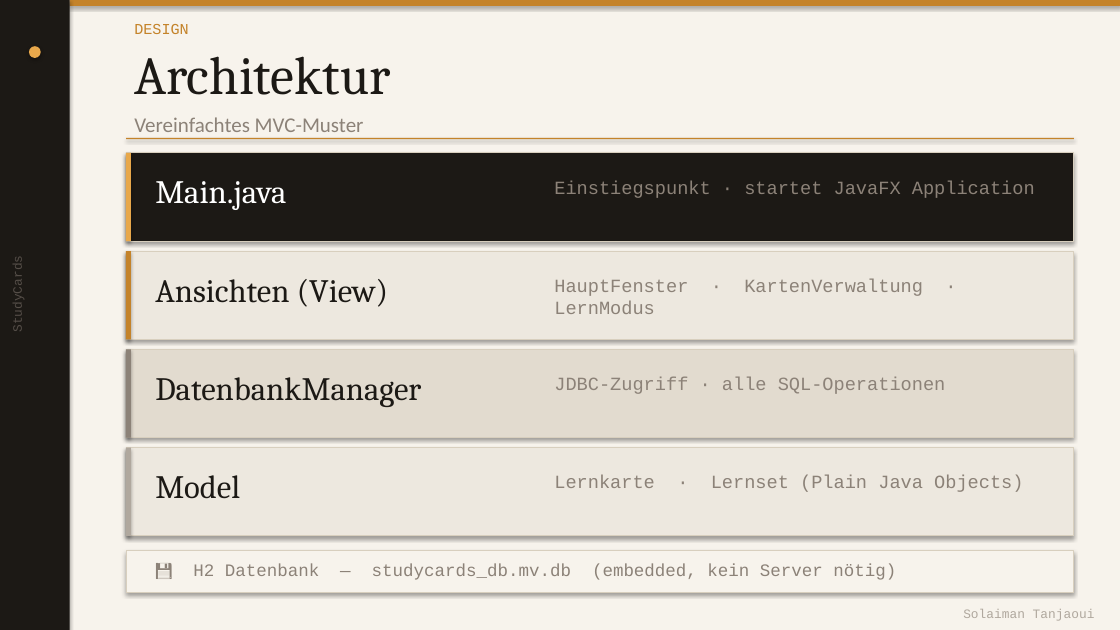
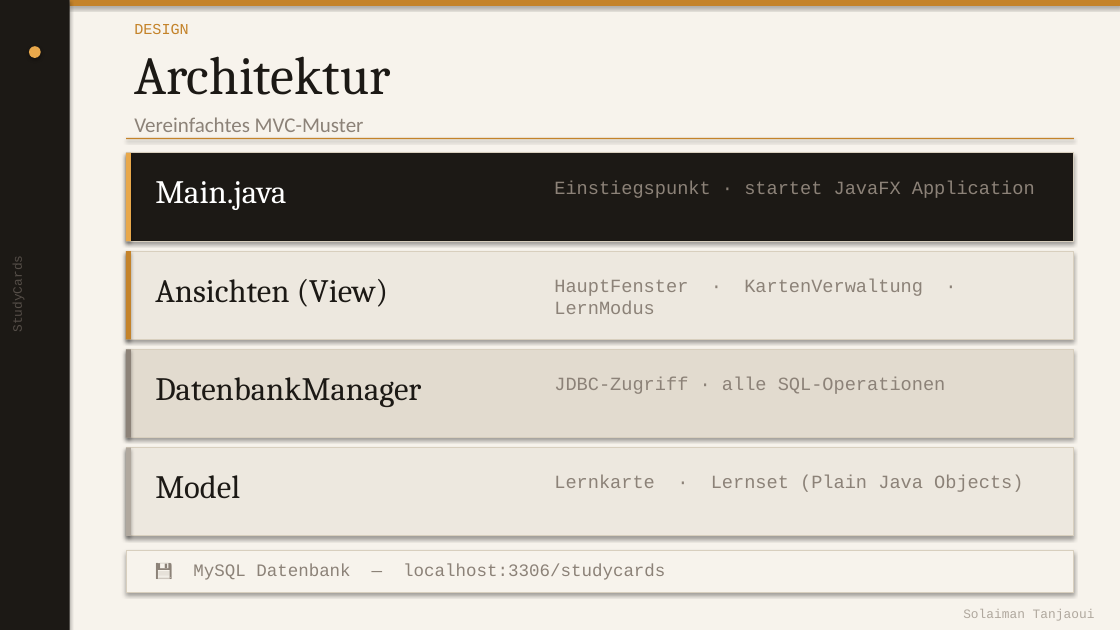
Before and after one commit to soulay01/StudyCards, a slide deck: slide 4 of StudyCards_Praesentation.pptx. Drawn at 1120x630 pixels with LibreOffice and Linux fonts; fonts in the diff are those of the drawing. Boxes give left, top, right and bottom in pixels: in the first picture for what was removed or moved away, otherwise in the second. Text is boxed around its words. In the diff, an @@ line names an element or a change of style, - is before the commit and + after.

```diff
--- a/StudyCards_Praesentation.pptx
+++ b/StudyCards_Praesentation.pptx
@@ text at (x1=193, y1=564, x2=665, y2=580): text changed @@
-💾 H2 Datenbank — studycards_db.mv.db (embedded, kein Server nötig)
+💾 MySQL Datenbank — localhost:3306/studycards
```
Also in this commit, not shown: 3 other slides changed.
